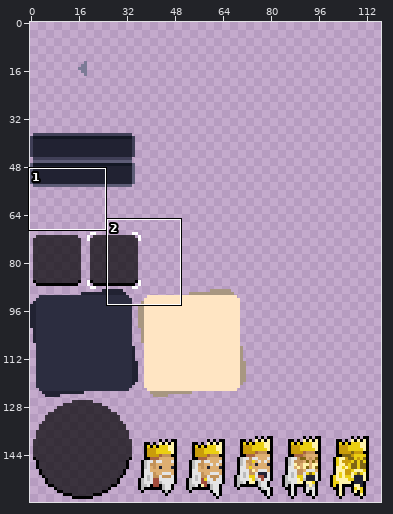
A pixel-art file gets an edit: artwork/ui.aseprite. The picture above shows the old version from afar; the outline marks the close-up.
Close-up. Before the edit:
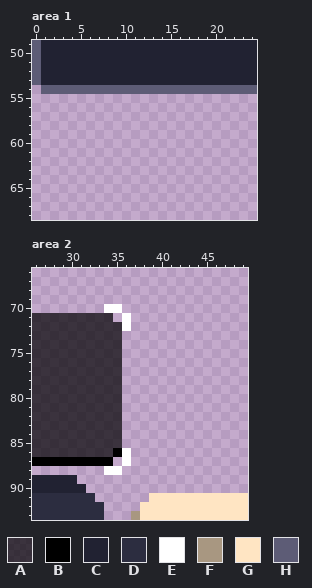
160x160 pixels, 1 frame. Shown: area 1: x 0..24, y 49..68; area 2: x 26..49, y 66..93. The old version is drawn lined up with the new one. The wide view leaves out empty margins. The commit also changed other parts of the picture, which this record leaves out.
Palette (. is transparent): A #000000b2  B #000000  C #212232  D #2c2d40  E #ffffff  F #a89781  G #ffe5c3  H #5d5c76
Pixels before, area 1, first column x 0:
49 HCCCCCCCCCCCCCCCCCCCCCCCC
50 HCCCCCCCCCCCCCCCCCCCCCCCC
51 HCCCCCCCCCCCCCCCCCCCCCCCC
52 HCCCCCCCCCCCCCCCCCCCCCCCC
53 HCCCCCCCCCCCCCCCCCCCCCCCC
54 .HHHHHHHHHHHHHHHHHHHHHHHH
Pixels before, area 2, first column x 26:
70 ........EE..............
71 AAAAAAAAA.E.............
72 AAAAAAAAAAE.............
73 AAAAAAAAAA..............
74 AAAAAAAAAA..............
75 AAAAAAAAAA..............
76 AAAAAAAAAA..............
77 AAAAAAAAAA..............
78 AAAAAAAAAA..............
79 AAAAAAAAAA..............
80 AAAAAAAAAA..............
81 AAAAAAAAAA..............
82 AAAAAAAAAA..............
83 AAAAAAAAAA..............
84 AAAAAAAAAA..............
85 AAAAAAAAAA..............
86 AAAAAAAAABE.............
87 BBBBBBBBB.E.............
88 ........EE..............
89 CCCCC...................
90 CCCCCC..................
91 DDDDDDD......GGGGGGGGGGG
92 DDDDDDDD....GGGGGGGGGGGG
93 DDDDDDDD...FGGGGGGGGGGGG
After:
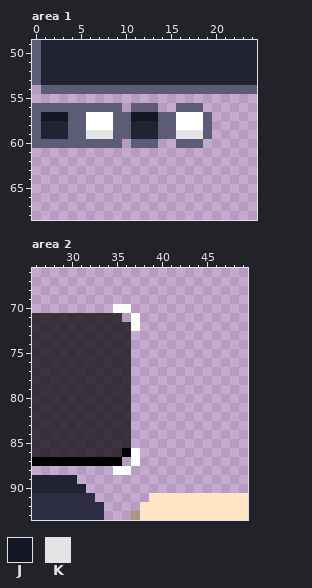
Colours new in this view: J #131724  K #e4e4e4
Change:
drawings rearranged on the sheet (the old picture shows each at its new place; 14 dropped ones are not shown)
Area 1:
y 56: x 0..9 .......... -> HHHHHHHHHH; x 11..13 ... -> HHH; x 16..18 ... -> HHH
y 57: x 0..19 .................... -> HJJJHHEEEHHJJJHHEEEH
y 58: x 0..19 .................... -> HCCCHHEEEHHCCCHHEEEH
y 59: x 0..19 .................... -> HCCCHHKKKHHCCCHHKKKH
y 60: x 0..9 .......... -> HHHHHHHHHH; x 11..13 ... -> HHH; x 16..18 ... -> HHH
Area 2:
y 70: x 34 E -> .; x 36 . -> E
y 71: x 35..37 .E. -> A.E
y 72: x 36..37 E. -> AE
y 73..85: x 36 . -> A
y 86: x 35..37 BE. -> ABE
y 87: x 35..37 .E. -> B.E
y 88: x 34 E -> .; x 36 . -> E
Boxes around the changes in both close-ups, in picture pixels (x1, y1, x2, y2):
added: (32, 103, 212, 148)
changed: (104, 304, 140, 475)
